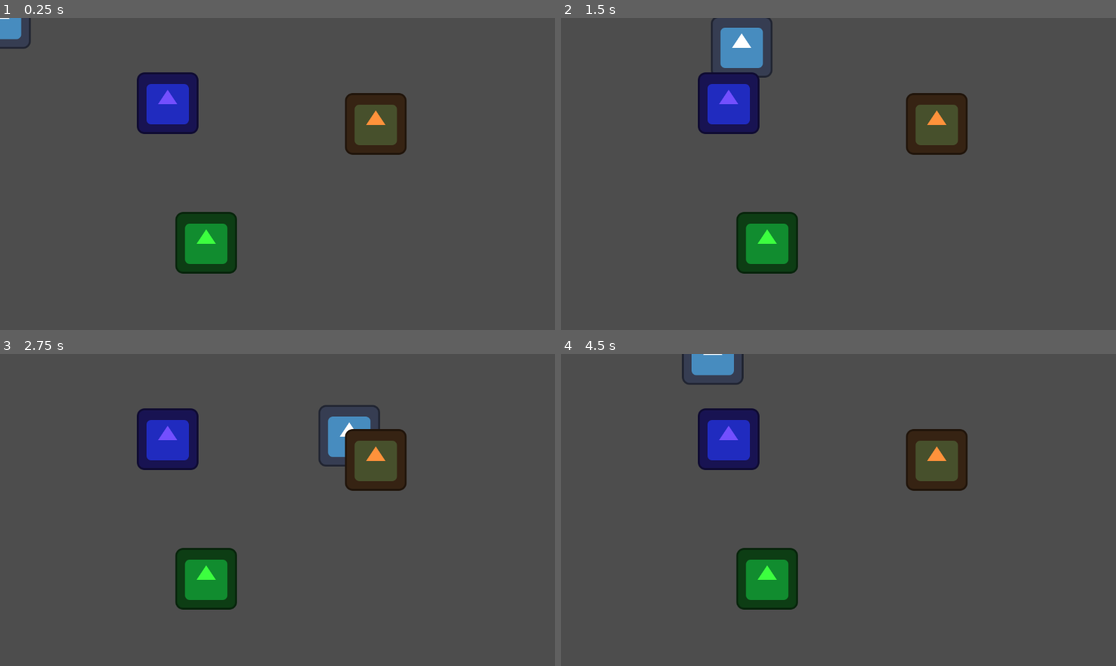
Above: before the commit, frames 1-4 (two rows, left to right).
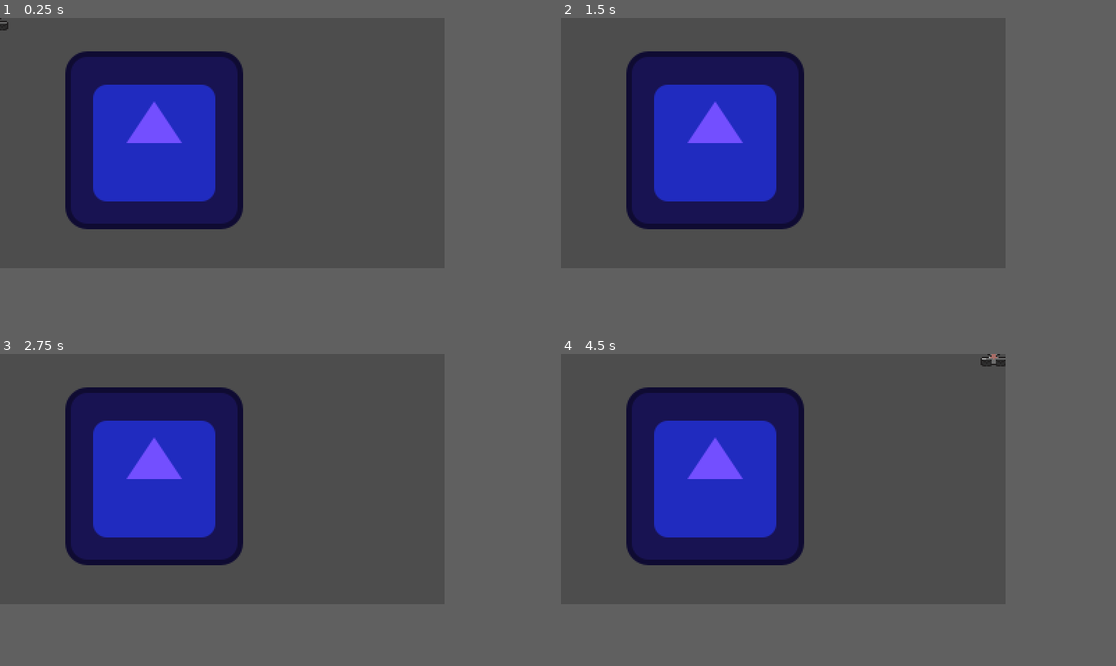
Above: after the commit, the same moments.

Repository: superlou/train-game-3
Game: Godot game, scene res://main.tscn
Same seed, same stepped clock (60 frames per second), same inputs: the game is played once before the commit and once after it. The engine's default icon, where the game draws it, is replaced by a stand-in: a white triangle on a blue panel in a dark square.
Inputs:
- Up to frame 1 (0.25 s): no input
- Up to frame 2 (1.5 s): tap Enter at 0.5 s; hold D (move_right) 0.53-1.28 s; hold Shift (sprint) 0.53-1.28 s; hold S (move_down) from 1.28 s (still down); tap Shift (sprint) at 1.35 s
- Up to frame 3 (2.75 s): release S (move_down) at 2.03 s; hold D (move_right) from 2.03 s (still down); hold Shift (sprint) from 2.03 s (still down)
- Up to frame 4 (4.5 s): release D (move_right) at 2.78 s; release Shift (sprint) at 2.78 s; hold W (move_up) 2.78-3.53 s; tap Shift (sprint) at 2.85, 4.35 s; hold Shift (sprint) 3.53-4.28 s; hold A (move_left) from 3.53 s (still down)
In our replay, the window is 799x449 before the commit and 640x360 after it. These sizes can differ from the game's own. Grey fills any space a smaller window leaves; there, only what the larger window draws over its background counts as a difference.

The runs differ from the first frame. In frame 1, 21% of the frame differs, in the area x 0-74%, y 0-82%; in frame 2, 21%; in frame 3, 22%, in the area x 11-74%, y 10-82%; in frame 4, 22%.

Commit message:
Added robot

Diff:
--- a/main.tscn
+++ b/main.tscn
@@ -9,15 +9,15 @@
 
 [node name="Sprite2D" type="Sprite2D" parent="."]
 modulate = Color(0.45098, 0.309804, 1, 1)
-position = Vector2(348, 177)
+position = Vector2(111, 88)
 texture = ExtResource("2_3u3eq")
 
 [node name="Sprite2D2" type="Sprite2D" parent="."]
 modulate = Color(1, 0.572549, 0.231373, 1)
-position = Vector2(780, 220)
+position = Vector2(481, 82)
 texture = ExtResource("2_3u3eq")
 
 [node name="Sprite2D3" type="Sprite2D" parent="."]
 modulate = Color(0.235294, 1, 0.247059, 1)
-position = Vector2(428, 467)
+position = Vector2(262, 284)
 texture = ExtResource("2_3u3eq")
--- a/player.tscn
+++ b/player.tscn
@@ -1,13 +1,13 @@
 [gd_scene load_steps=4 format=3 uid="uid://vgvmwl5vqf6v"]
 
-[ext_resource type="Texture2D" uid="uid://c07oo1pq241k2" path="res://icon.svg" id="1_i30sm"]
+[ext_resource type="Texture2D" uid="uid://dmpfra1wx0pfe" path="res://assets/robot.png" id="2_4la08"]
 [ext_resource type="Script" path="res://player.gd" id="2_lvuiu"]
 
 [sub_resource type="SpriteFrames" id="SpriteFrames_usufq"]
 animations = [{
 "frames": [{
 "duration": 1.0,
-"texture": ExtResource("1_i30sm")
+"texture": ExtResource("2_4la08")
 }],
 "loop": true,
 "name": &"default",
--- a/project.godot
+++ b/project.godot
@@ -14,6 +14,13 @@
 run/main_scene="res://main.tscn"
 config/features=PackedStringArray("4.1", "Forward Plus")
 config/icon="res://icon.svg"
+
+[display]
+
+window/size/viewport_width=640
+window/size/viewport_height=360
+window/stretch/mode="viewport"
+window/stretch/scale=2.0
 
 [input]
 
@@ -42,3 +49,9 @@
 "events": [Object(InputEventKey,"resource_local_to_scene":false,"resource_name":"","device":-1,"window_id":0,"alt_press …(182 unchanged characters)…
 ]
 }
+
+[rendering]
+
+textures/canvas_textures/default_texture_filter=0
+2d/snap/snap_2d_transforms_to_pixel=true
+2d/snap/snap_2d_vertices_to_pixel=true
Binary file added: assets/robot.png
Not shown, added: assets/robot.png.import
Not shown, added: assets/robot.pxo
